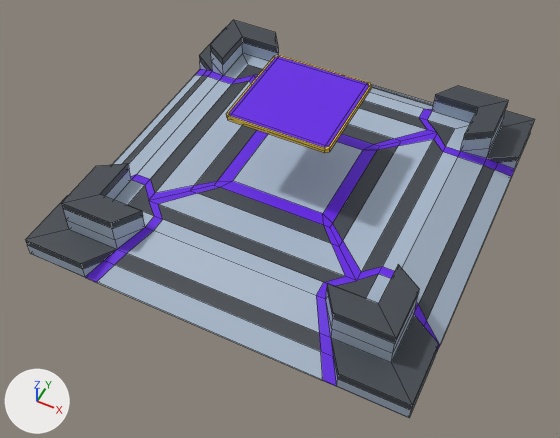
What one commit did to the FBX model Assets/_Models/Rowan/Model_Obelisk_BuildSite.fbx.
The view is the same before and after, from a 50 mm lens placed at (26.3, -57.3, 64.8), pointed at (0.8, -6.2, 0.9). Lighting does not change. The marker at lower left points along +X, +Y and +Z. Mesh edges are drawn as thin lines.

Objects in the first picture: 'Buildsite'.
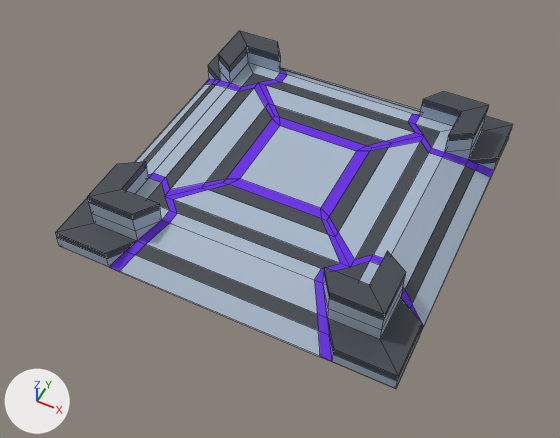
Commit message: New obelisk stuff

Location of each change, [x1, y1, x2, y2] in pixels of the pictures (560 x 438 px):
'Buildsite', reshaped, rescaled (10% narrower, 10% shorter): before [26, 20, 534, 418]; after [55, 31, 512, 389]
part 1 of me_cube_001, deleted: before [226, 55, 372, 153]

The change, as a list of edits to the scene's bpy script:
```text
Change me_cube_001:
    where me_cube_001.from_pydata(...)  # 313 vertices, 323 faces; spans x -21.7..21.7, y -22.4..20.9, z 0.0..13.4
    used by ob_buildsite; location = (0.0, 0.75, -0.47)
    remove me_cube_001.materials.append(mat_gold_trim)  # yellow #e7bf2e
    me_cube_001 part 1: the loose piece of 37 vertices spanning x -5.8..5.8, y -6.5..5.0, z 8.0..13.4 is deleted
Change ob_buildsite:
    ob_buildsite.scale: (1.0, 1.0, 1.0) -> (0.9, 0.9, 1.0)
```
